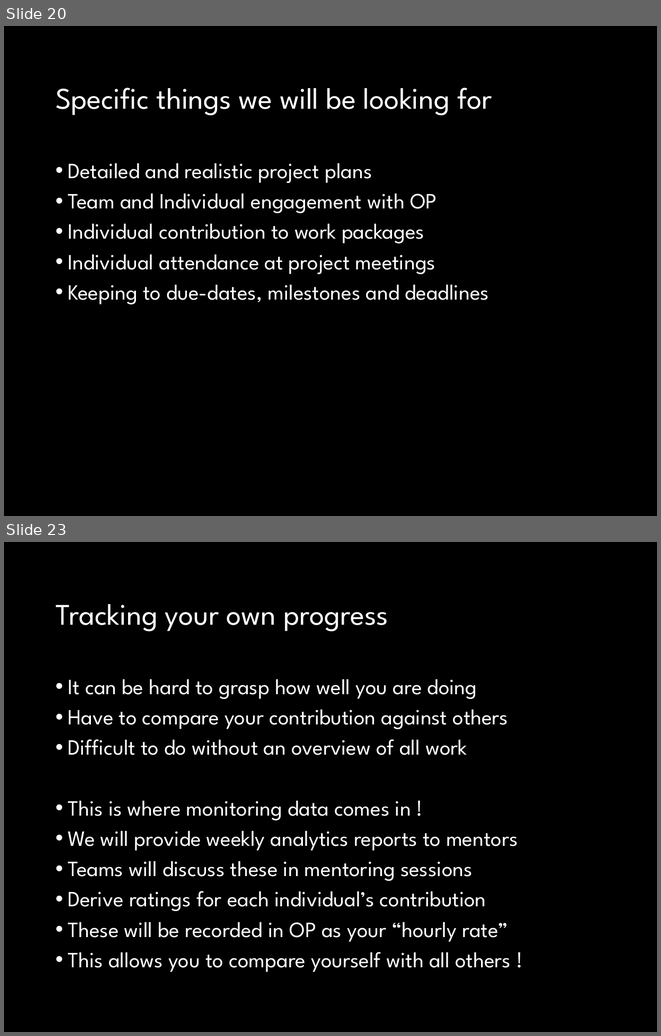
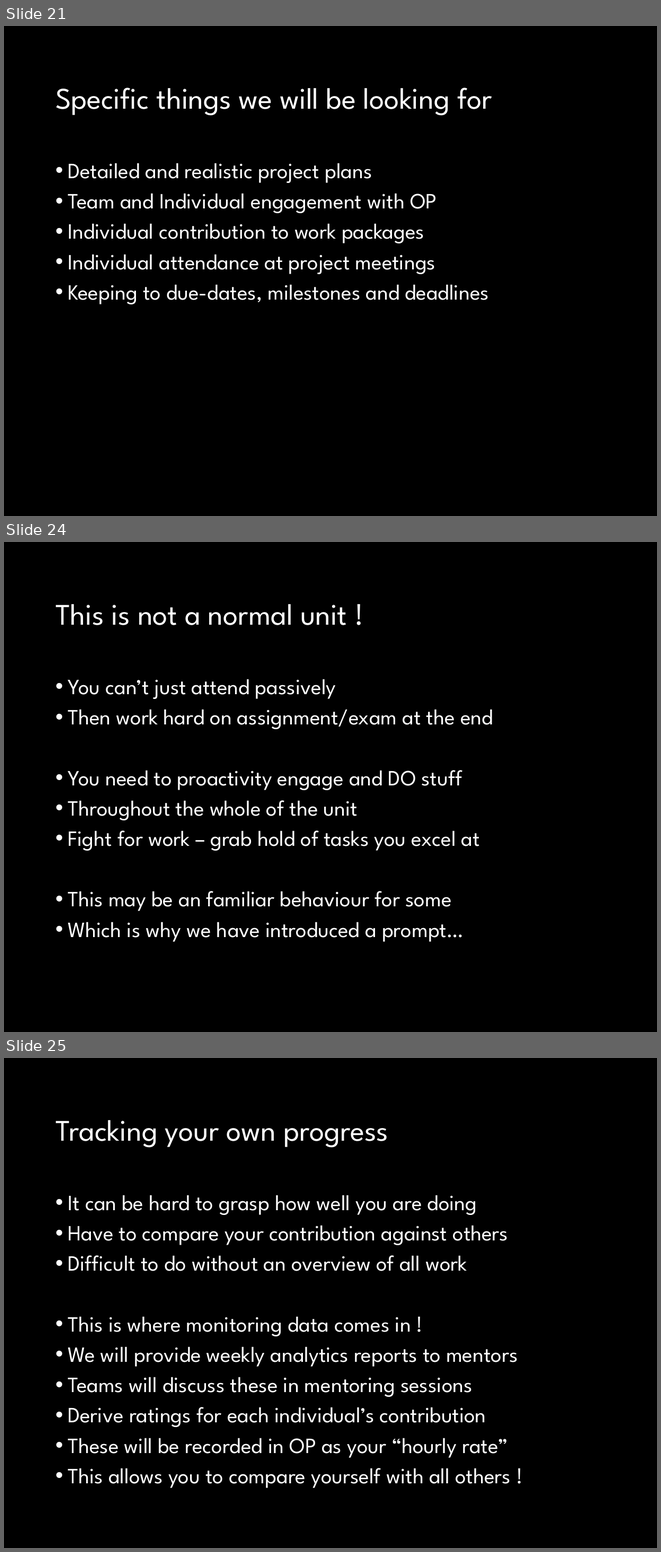
Before and after one commit to fossabot/SPE2018, a slide deck: Lecture Slides/02 Open Project.pptx. Shown one above the other, each under a label of ours: slides 20 and 23 before the commit, slides 21, 24 and 25 after it; the slides between them are not shown. The pictures are 661x1036 and 661x1552 pixels, drawn with LibreOffice and Linux fonts; fonts in the diff are those of the drawing. Boxes give left, top, right and bottom in pixels: in the first picture for what was removed or moved away, otherwise in the second. Text is boxed around its words. In the diff, an @@ line names an element or a change of style, - is before the commit and + after.

```diff
--- a/Lecture Slides/02 Open Project.pptx
+++ b/Lecture Slides/02 Open Project.pptx
@@ slide 24 added at <box>4,542,657,1032</box>, background #000000 @@
@@ title added at <box>55,604,347,625</box>, 33 pt, text #FFFFFF @@
+This is not a normal unit !
@@ text added at <box>68,679,493,942</box>, 24 pt, text #FFFFFF @@
+• You can’t just attend passively
+• Then work hard on assignment/exam at the end
+• You need to proactivity engage and DO stuff
+• Throughout the whole of the unit
+• Fight for work – grab hold of tasks you excel at
+• This may be an familiar behaviour for some
+• Which is why we have introduced a prompt…
@@ what was slide 20 is now slide 21 @@
@@ what was slide 23 is now slide 25 @@
```
Also in this commit, not shown: 10 slides changed, 2 other slides added, 1 slide removed.
